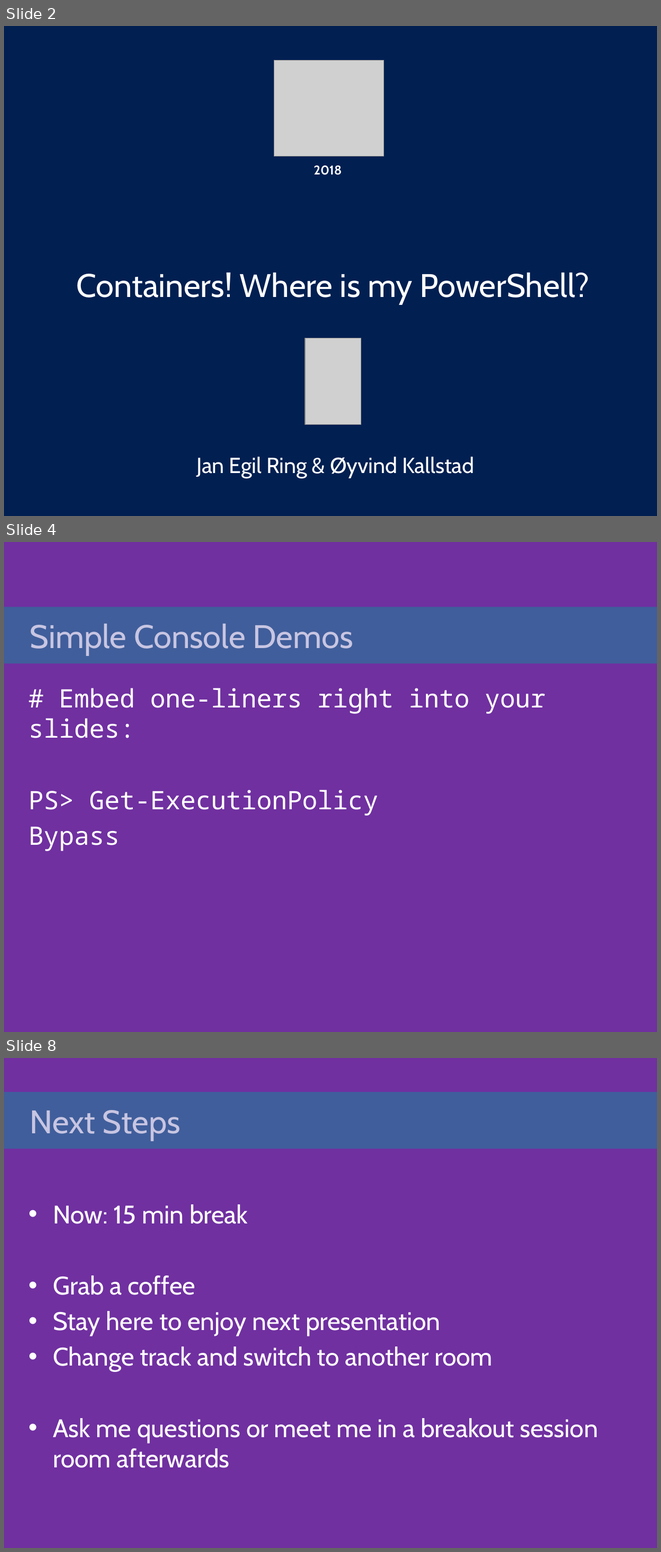
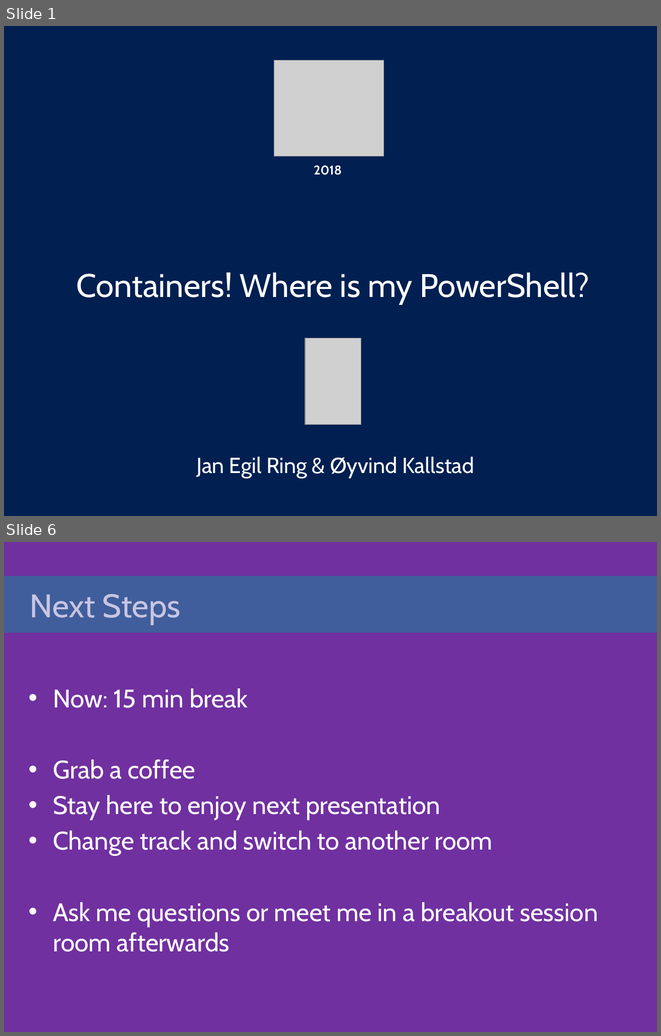
Before and after one commit to gravejester/psconfeu2018-shared, a slide deck: presentation/Jan Egil Ring & Øyvind Kallstad - Containers - Where is my PowerShell.pptx. Shown one above the other, each under a label of ours: slides 2, 4 and 8 before the commit, slides 1 and 6 after it; the slides between them are not shown. The pictures are 661x1552 and 661x1036 pixels, drawn with LibreOffice and Linux fonts; fonts in the diff are those of the drawing; grey boxes stand for pictures; background and template pictures are left out. Boxes give left, top, right and bottom in pixels: in the first picture for what was removed or moved away, otherwise in the second. Text is boxed around its words. In the diff, an @@ line names an element or a change of style, - is before the commit and + after.

```diff
--- a/presentation/Jan Egil Ring & Øyvind Kallstad - Containers - Where is my PowerShell.pptx
+++ b/presentation/Jan Egil Ring & Øyvind Kallstad - Containers - Where is my PowerShell.pptx
@@ slide 4 removed at (4, 542, 657, 1032), background picture (left out) @@
@@ title removed at (4, 607, 657, 663) @@
-Simple Console Demos
@@ text removed at (28, 688, 546, 851) @@
-# Embed one-liners right into your slides:
-PS> Get-ExecutionPolicy
-Bypass
@@ what was slide 2 is now slide 1 @@
@@ what was slide 8 is now slide 6 @@
```
Also in this commit, not shown: 1 slide changed, 3 slides added, 5 other slides removed, 1 other file.
